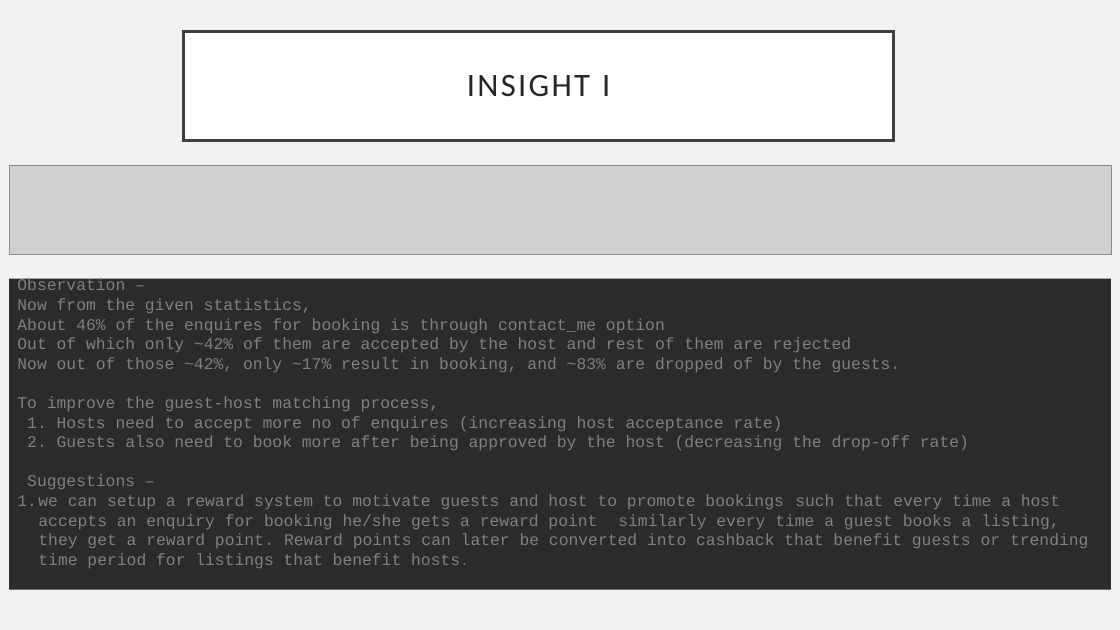
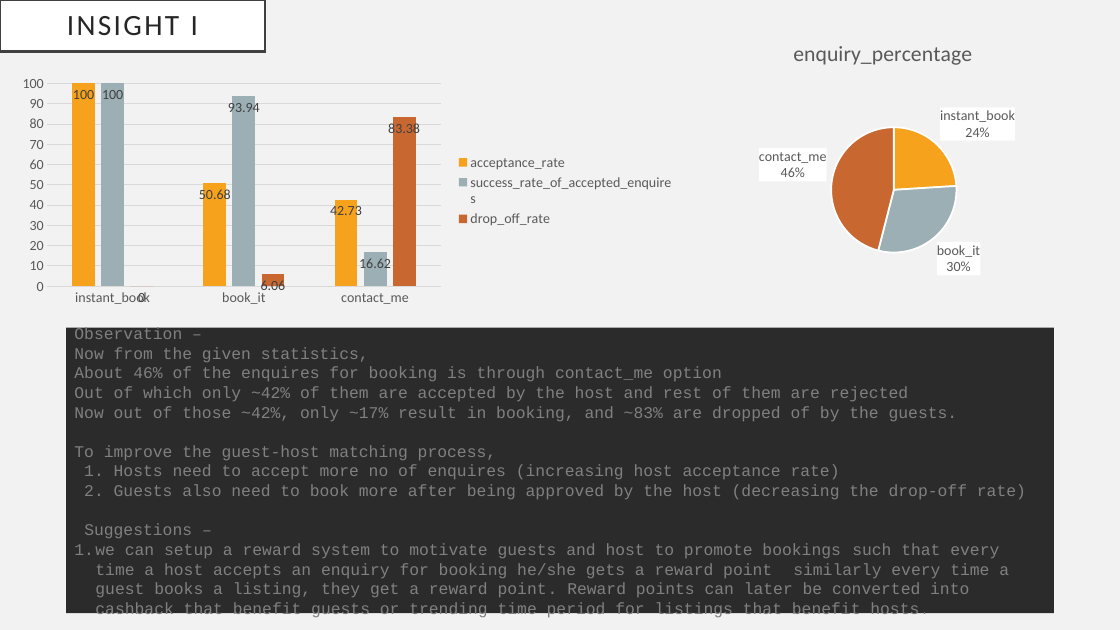
Before and after one commit to VishalChaudhary-Github/airbnb_booking_success, a slide deck: slide 7 of Airbnb Booking Success.pptx. Drawn at 1120x630 pixels with LibreOffice and Linux fonts; fonts in the diff are those of the drawing; grey boxes stand for pictures. Boxes give left, top, right and bottom in pixels: in the first picture for what was removed or moved away, otherwise in the second. Text is boxed around its words. In the diff, an @@ line names an element or a change of style, - is before the commit and + after.

```diff
--- a/Airbnb Booking Success.pptx
+++ b/Airbnb Booking Success.pptx
@@ title "INSIGHT I": place and size @@
-title "INSIGHT I" at bbox=[184, 32, 894, 141]
+title "INSIGHT I" at bbox=[0, 0, 266, 51]
@@ title "INSIGHT I" at bbox=[0, 0, 266, 51]: size 28 to 25.2 pt @@
@@ pie chart added at bbox=[676, 24, 1091, 292] @@
+title "enquiry_percentage"
+categories: instant_book, book_it, contact_me
+enquiry_percentage: 24, 30, 46
@@ column chart added at bbox=[9, 71, 684, 311] @@
+categories: instant_book, book_it, contact_me
+acceptance_rate: 100, 50.68, 42.73
+success_rate_of_accepted_enquires: 100, 93.94, 16.62
+drop_off_rate: 0, 6.06, 83.38
@@ picture removed at bbox=[9, 165, 1112, 255] @@
@@ rectangle "Observation –": place and size @@
-rectangle "Observation –" at bbox=[9, 279, 1112, 590]
+rectangle "Observation –" at bbox=[66, 328, 1054, 613]
```
Also in this commit, not shown: 3 other slides changed.
